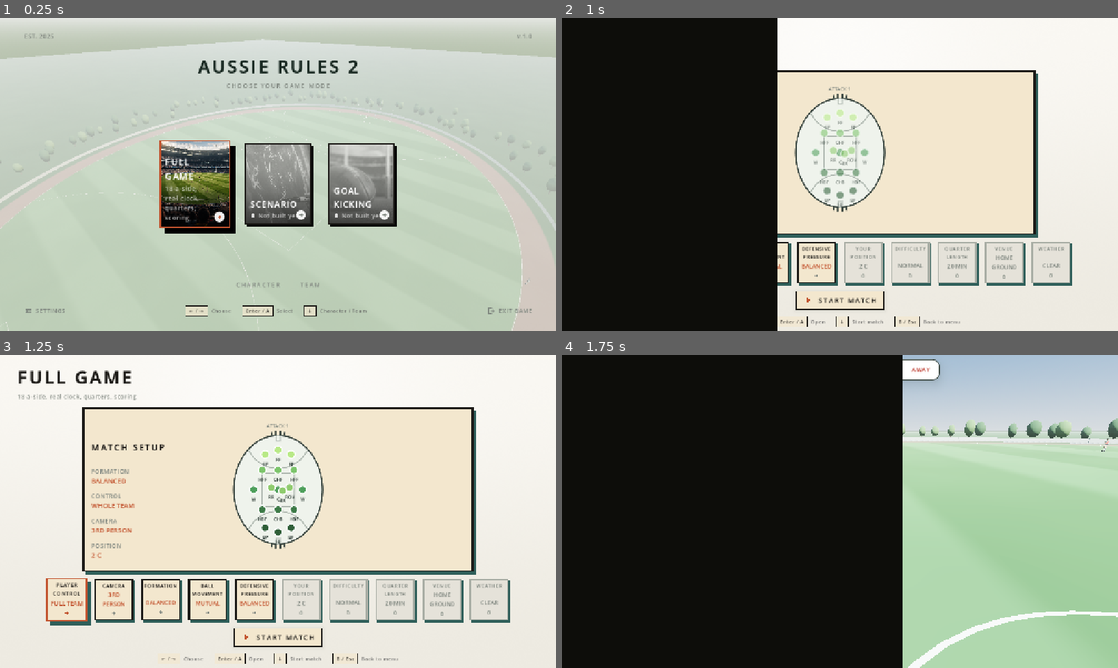
Above: before the commit, frames 1-4 (two rows, left to right).
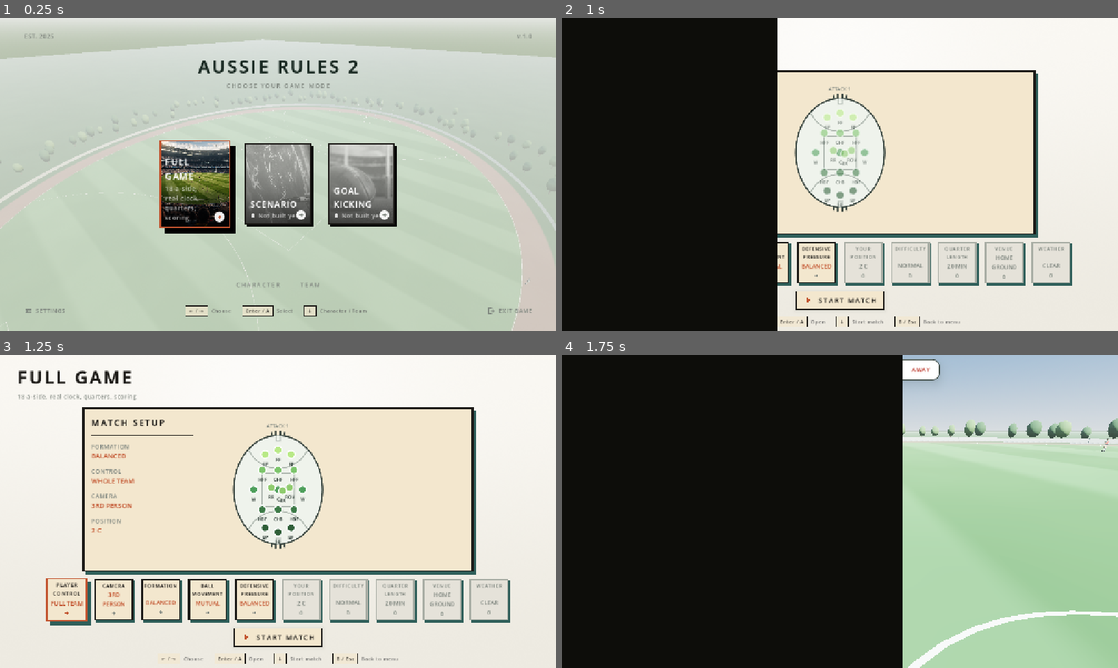
Above: after the commit, the same moments.

Repository: Yaandle/aussie-rules2
Game: Godot game, scene res://scenes/ui/main_menu.tscn
The game is run twice, just before and just after one commit, with the same random seed, the same clock (stepped at 60 frames per second) and the same inputs.
Inputs (mouse positions are in pixels of both pictures, inside the frame that each line leads up to):
- Up to frame 1 (0.25 s): no input
- Up to frame 2 (1 s): tap Enter (ui_accept) at 0.5, 0.77 s; move the mouse to (962, 158) at 0.52 s; hold D (move_right) from 0.53 s (still down); tap Space (bounce) at 0.6 s; click (962, 158) at 0.67 s
- Up to frame 3 (1.25 s): keep holding D (move_right)
- Up to frame 4 (1.75 s): release D (move_right) at 1.25 s; drag from (840, 636) to (812, 574) at 1.27 s

Frames 1-2 are identical in both runs. In frame 3, 0.9% of the frame differs, in the area x 16-35%, y 20-65%; in frame 4, nothing differs.

Commit message:
Align MATCH SETUP readout to top-left of pregame screen
Switches the readout strip from PRESET_CENTER_LEFT (vertically centred)
to PRESET_TOP_LEFT with a 20 px top inset, matching the left-inset value.

Co-Authored-By: Claude Sonnet 4.6 <noreply@anthropic.com>

Diff:
--- a/scripts/ui/full_game_pregame_screen.gd
+++ b/scripts/ui/full_game_pregame_screen.gd
@@ -711,12 +711,12 @@
 	var strip := VBoxContainer.new()
 	_readout_strip = strip
 	strip.mouse_filter = Control.MOUSE_FILTER_IGNORE
-	strip.alignment = BoxContainer.ALIGNMENT_CENTER
-	strip.set_anchors_preset(Control.PRESET_CENTER_LEFT)
+	strip.alignment = BoxContainer.ALIGNMENT_BEGIN
+	strip.set_anchors_preset(Control.PRESET_TOP_LEFT)
 	strip.offset_left = READOUT_INSET_X
 	strip.offset_right = READOUT_INSET_X + READOUT_PANEL_WIDTH
-	strip.offset_top = -READOUT_PANEL_HEIGHT * 0.5
-	strip.offset_bottom = READOUT_PANEL_HEIGHT * 0.5
+	strip.offset_top = READOUT_INSET_X
+	strip.offset_bottom = READOUT_INSET_X + READOUT_PANEL_HEIGHT
 	strip.add_theme_constant_override(&"separation", READOUT_ROW_GAP)
 	panel.add_child(strip)
 
